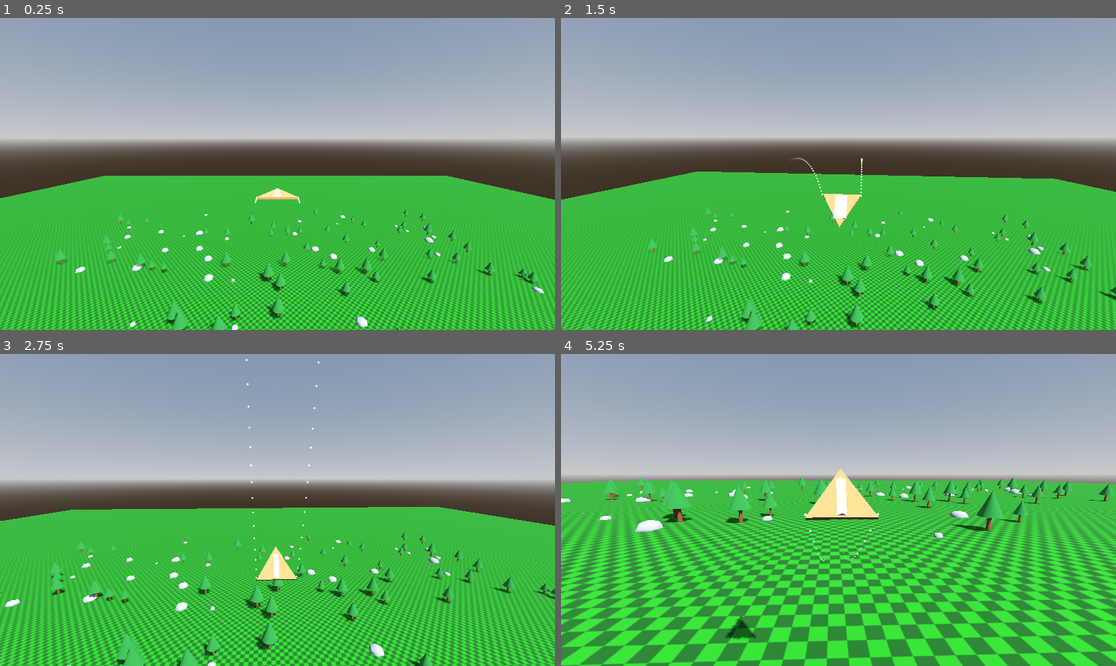
Above: before the commit, frames 1-4 (two rows, left to right).
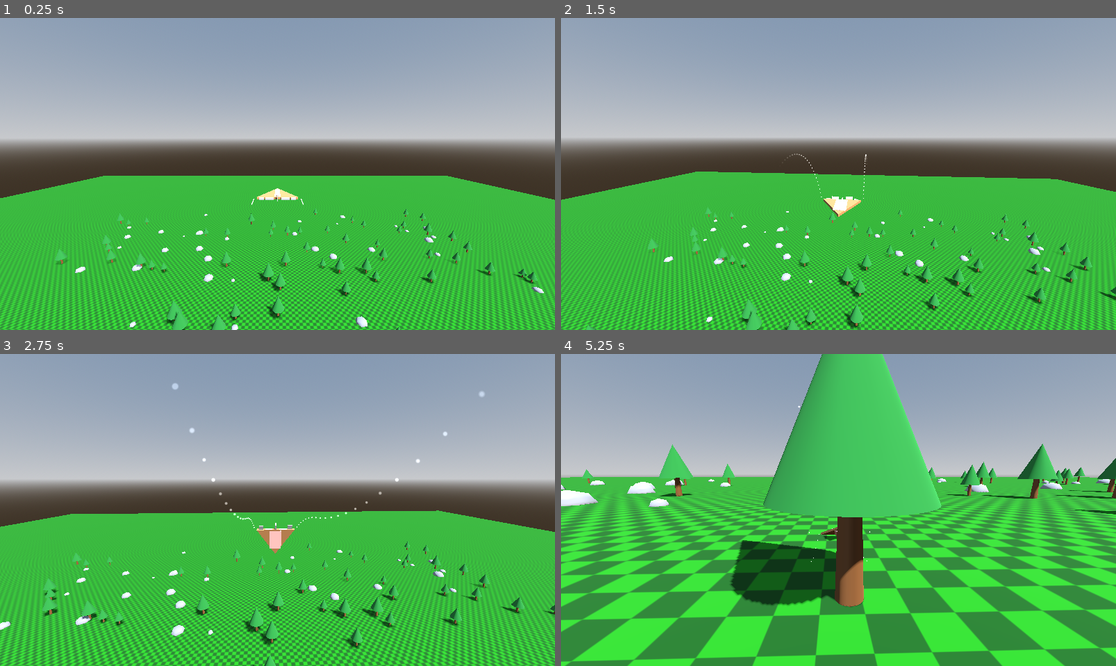
Above: after the commit, the same moments.

Repository: westonkelliher/glider
Game: Godot game, scene res://scenes/main.tscn
The game is run twice, just before and just after one commit, with the same random seed, the same clock (stepped at 60 frames per second) and the same inputs.
Inputs (mouse positions are in pixels of both pictures, inside the frame that each line leads up to):
- Up to frame 1 (0.25 s): no input
- Up to frame 2 (1.5 s): move the mouse to (866, 174) at 0.52 s; hold Shift (air_roll) 0.53-1.28 s; hold W (move_forward) from 0.53 s (still down); move the mouse to (810, 174) at 1.27 s; tap Shift (air_roll) at 1.35 s
- Up to frame 3 (2.75 s): keep holding W (move_forward); move the mouse to (288, 503) at 2.02 s; hold Shift (air_roll) from 2.03 s (still down)
- Up to frame 4 (5.25 s): keep holding W (move_forward); move the mouse to (832, 516) at 2.77 s; release Shift (air_roll) at 2.78 s; tap Shift (air_roll) at 2.85, 4.35 s; move the mouse to (877, 513) at 3.52 s; hold Shift (air_roll) 3.53-4.28 s; move the mouse to (794, 506) at 4.27 s; move the mouse to (844, 510) at 5.02 s; hold Shift (air_roll) from 5.03 s (still down)

The runs differ from the first frame. In frame 1, less than 0.1% of the frame differs, in the area x 45-55%, y 56-60%; in frame 2, 1.5%; in frame 3, 21%; in frame 4, 47%, in the area x 0-100%, y 0-100%.

Commit message:
Glider ailerons: smoothed pitch control surfaces + visual aileron meshes
Co-Authored-By: Claude Opus 4.8 <noreply@anthropic.com>

Diff:
--- a/scenes/glider_body.tscn
+++ b/scenes/glider_body.tscn
@@ -17,29 +17,38 @@
 material = SubResource("StandardMaterial3D_260ag")
 size = Vector3(1.6, 1.4, 0.1)
 
-[sub_resource type="CylinderShape3D" id="CylinderShape3D_aylop"]
-height = 0.2
+[sub_resource type="Gradient" id="Gradient_trail"]
+offsets = PackedFloat32Array(0, 0.005, 0.02, 0.1, 0.3, 0.6, 1)
+colors = PackedColorArray(0.9, 0.95, 1, 1, 0.9, 0.95, 1, 0.411, 0.9, 0.95, 1, 0.324, 0.9, 0.95, 1, 0.206, 0.9, 0.95, 1, 0.113, 0.9, 0.95, 1, 0.05, 0.9, 0.95, 1, 0)
+
+[sub_resource type="GradientTexture1D" id="GradientTexture1D_trail"]
+gradient = SubResource("Gradient_trail")
 
 [sub_resource type="ParticleProcessMaterial" id="ParticleProcessMaterial_trail"]
+inherit_velocity_ratio = 1.0
 gravity = Vector3(0, 0, 0)
-initial_velocity_min = 0.0
-initial_velocity_max = 0.0
-inherit_velocity_ratio = 1.0
 damping_min = 12.0
 damping_max = 14.0
 scale_min = 0.08
 scale_max = 0.16
+color_ramp = SubResource("GradientTexture1D_trail")
 
 [sub_resource type="ShaderMaterial" id="ShaderMaterial_trail"]
+render_priority = 0
 shader = ExtResource("2_trailsh")
 shader_parameter/trail_color = Color(0.9, 0.95, 1, 1)
-shader_parameter/fade_exp = 0.05
+shader_parameter/fade_exp = 0.1
 shader_parameter/base_alpha = 1.0
 shader_parameter/softness = 0.35
 
 [sub_resource type="QuadMesh" id="QuadMesh_trail"]
 material = SubResource("ShaderMaterial_trail")
-size = Vector2(0.45, 0.45)
+size = Vector2(0.32, 0.32)
+
+[sub_resource type="CylinderShape3D" id="CylinderShape3D_aylop"]
+height = 0.2
+
+[sub_resource type="BoxMesh" id="BoxMesh_qut1m"]
 
 [node name="GliderBody" type="CharacterBody3D" unique_id=786574907]
 script = ExtResource("1_kiolu")
@@ -52,22 +61,51 @@
 transform = Transform3D(1, 0, 0, 0, -4.371139e-08, 1, 0, -1, -4.371139e-08, 0, -0.04, -0.15)
 mesh = SubResource("PrismMesh_1mgfi")
 
-[node name="TrailL" type="GPUParticles3D" parent="Mesh/Wing"]
-transform = Transform3D(1, 0, 0, 0, 1, 0, 0, 0, 1, -0.8, -0.6, 0)
-amount = 420
+[node name="TrailL" type="GPUParticles3D" parent="Mesh/Wing" unique_id=465931524]
+transform = Transform3D(1, 0, 0, 0, 1, 0, 0, 0, 1, -0.9, -0.8, 0)
+amount = 240
 lifetime = 0.8
-local_coords = false
 process_material = SubResource("ParticleProcessMaterial_trail")
 draw_pass_1 = SubResource("QuadMesh_trail")
 
-[node name="TrailR" type="GPUParticles3D" parent="Mesh/Wing"]
-transform = Transform3D(1, 0, 0, 0, 1, 0, 0, 0, 1, 0.8, -0.6, 0)
-amount = 420
+[node name="TrailR" type="GPUParticles3D" parent="Mesh/Wing" unique_id=118740851]
+transform = Transform3D(1, 0, 0, 0, 1, 0, 0, 0, 1, 0.9, -0.8, 0)
+amount = 240
 lifetime = 0.8
-local_coords = false
 process_material = SubResource("ParticleProcessMaterial_trail")
 draw_pass_1 = SubResource("QuadMesh_trail")
 
 [node name="Shape" type="CollisionShape3D" parent="." unique_id=1877100831]
 transform = Transform3D(1, 0, 0, 0, 1, 0, 0, 0, 1, 0, 0.05, 0)
 shape = SubResource("CylinderShape3D_aylop")
+
+[node name="Ailerons" type="Node3D" parent="." unique_id=1488725268]
+transform = Transform3D(0.06, 0, 0, 0, -2.6226832e-09, 0.06, 0, -0.06, -2.6226832e-09, 0, 0.07793358, 0.54999995)
+
+[node name="Pitch" type="Node3D" parent="Ailerons" unique_id=373461907]
+
+[node name="LMesh" type="MeshInstance3D" parent="Ailerons/Pitch" unique_id=72142204]
+transform = Transform3D(5, 0, 0, 0, 3, 1.4210855e-14, 0, -4.2632564e-14, 1, -5, -1.5, 0)
+mesh = SubResource("BoxMesh_qut1m")
+
+[node name="RMesh" type="MeshInstance3D" parent="Ailerons/Pitch" unique_id=317078512]
+transform = Transform3D(5, 0, 0, 0, 3, 1.4210855e-14, 0, -4.2632564e-14, 1, 5, -1.5, 0)
+mesh = SubResource("BoxMesh_qut1m")
+
+[node name="LRoll" type="Node3D" parent="Ailerons" unique_id=1243852727]
+
+[node name="Mesh" type="MeshInstance3D" parent="Ailerons/LRoll" unique_id=1510528762]
+transform = Transform3D(3, 0, 0, 0, 3, 1.4210855e-14, 0, -4.2632564e-14, 1, -10, -1.5, 0)
+mesh = SubResource("BoxMesh_qut1m")
+
+[node name="RRoll" type="Node3D" parent="Ailerons" unique_id=1618242889]
+
+[node name="Mesh" type="MeshInstance3D" parent="Ailerons/RRoll" unique_id=1607751044]
+transform = Transform3D(3, 0, 0, 0, 3, 1.4210855e-14, 0, -4.2632564e-14, 1, 10, -1.5, 0)
+mesh = SubResource("BoxMesh_qut1m")
+
+[node name="Yaw" type="Node3D" parent="Ailerons" unique_id=988534486]
+
+[node name="Mesh" type="MeshInstance3D" parent="Ailerons/Yaw" unique_id=1688121067]
+transform = Transform3D(0.8, 0, 0, 0, 4, 9.947598e-14, 0, -1.3263464e-13, 3, 0, -2, 0.5)
+mesh = SubResource("BoxMesh_qut1m")
--- a/scripts/glider_body.gd
+++ b/scripts/glider_body.gd
@@ -5,6 +5,17 @@
 const JUMP_VELOCITY = 4.5
 const G := 9.8
 
+
+## Ailerons
+const AIL_PITCH_SPEED := 7.0 # radians/s
+const PITCH_MULT := 3.5
+# TODO: yaw and roll
+var ail_pitch := 0.0
+var ail_pitch_target := 0.0
+# TODO: yaw and roll
+
+
+## Pot Height
 var pot_height := 0.0
 var PH_MARGIN := 0.1
 ## Pot Height Equation:
@@ -25,6 +36,9 @@
 	else:
 		speed = sqrt(d_h*G*2) # solved for speed in terms of d_h
 
+	# adjust ailerons
+	adjust_ailerons(delta)
+
 	# L/R yaws by default, but rolls while air_roll is held (RL-style).
 	# Pitch is always about the craft's own right axis. All local-axis based,
 	# so control is relative to the glider's orientation, not the world axes.
@@ -34,8 +48,8 @@
 	else:
 		rotate_object_local(Vector3.UP, lr * TURN_SPEED * delta)
 
-	var pitch := Input.get_axis("move_forward", "move_back")
-	rotate_object_local(Vector3.RIGHT, pitch * TURN_SPEED * delta)
+	#var pitch := Input.get_axis("move_forward", "move_back")
+	rotate_object_local(Vector3.RIGHT, ail_pitch * PITCH_MULT * delta)
 
 	var facing_dir := (transform.basis * Vector3.FORWARD).normalized()
 	var v_dir := velocity.normalized()
@@ -44,7 +58,18 @@
 		v_dir = v_dir.move_toward(facing_dir, 1.0 * delta).normalized()
 	else:
 		v_dir = facing_dir
+	velocity = v_dir * speed
+	move_and_slide()
 
-	velocity = v_dir * speed
 
-	move_and_slide()
+func adjust_ailerons(delta: float) -> void:
+	ail_pitch_target = Input.get_axis("move_forward", "move_back")
+	ail_pitch = move_toward(ail_pitch, ail_pitch_target, AIL_PITCH_SPEED * delta)
+	$Ailerons/Pitch.rotation.x = ail_pitch*-0.9
+	# TODO: r and y
+
+
+#func set_aileron_pitch_target(pitch: float) -> void:
+	#ail_pitch_target = pitch
+
+# TODO: y and r
Not shown: 1 places in scenes/glider_body.tscn that only renumber resources
